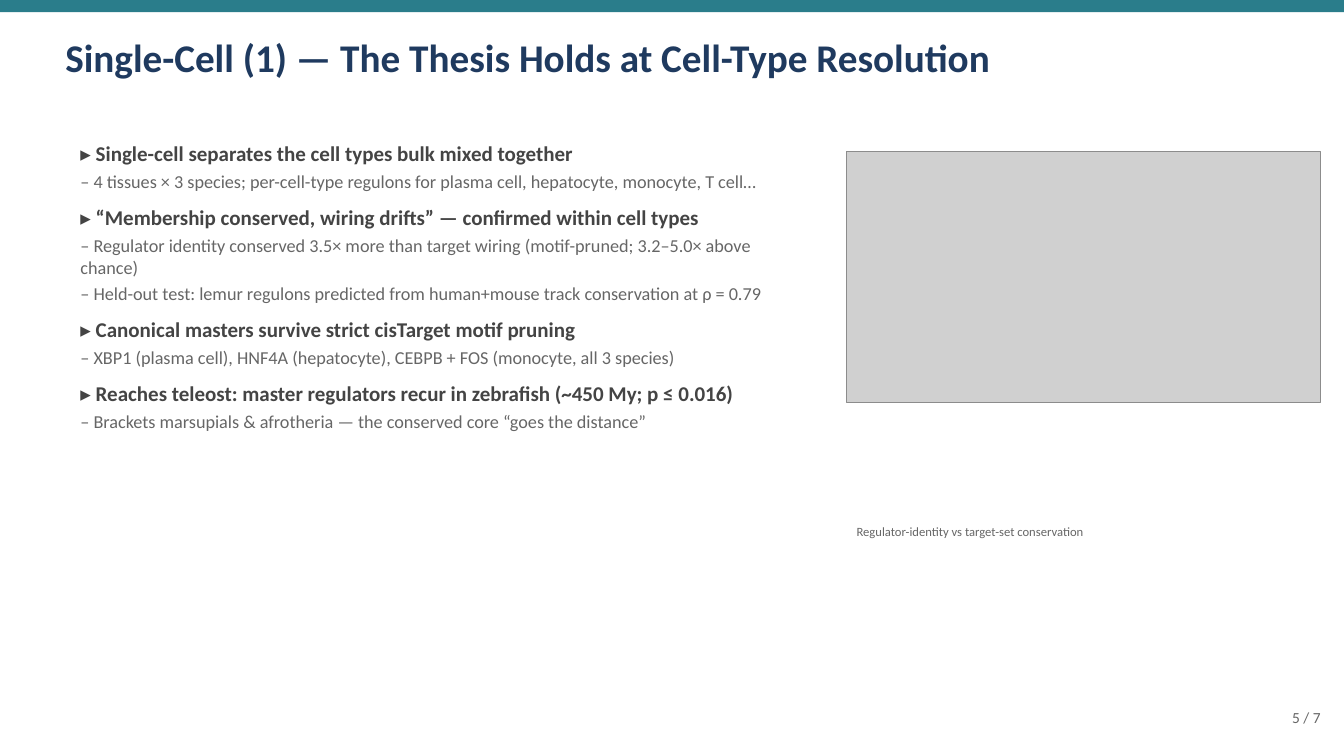
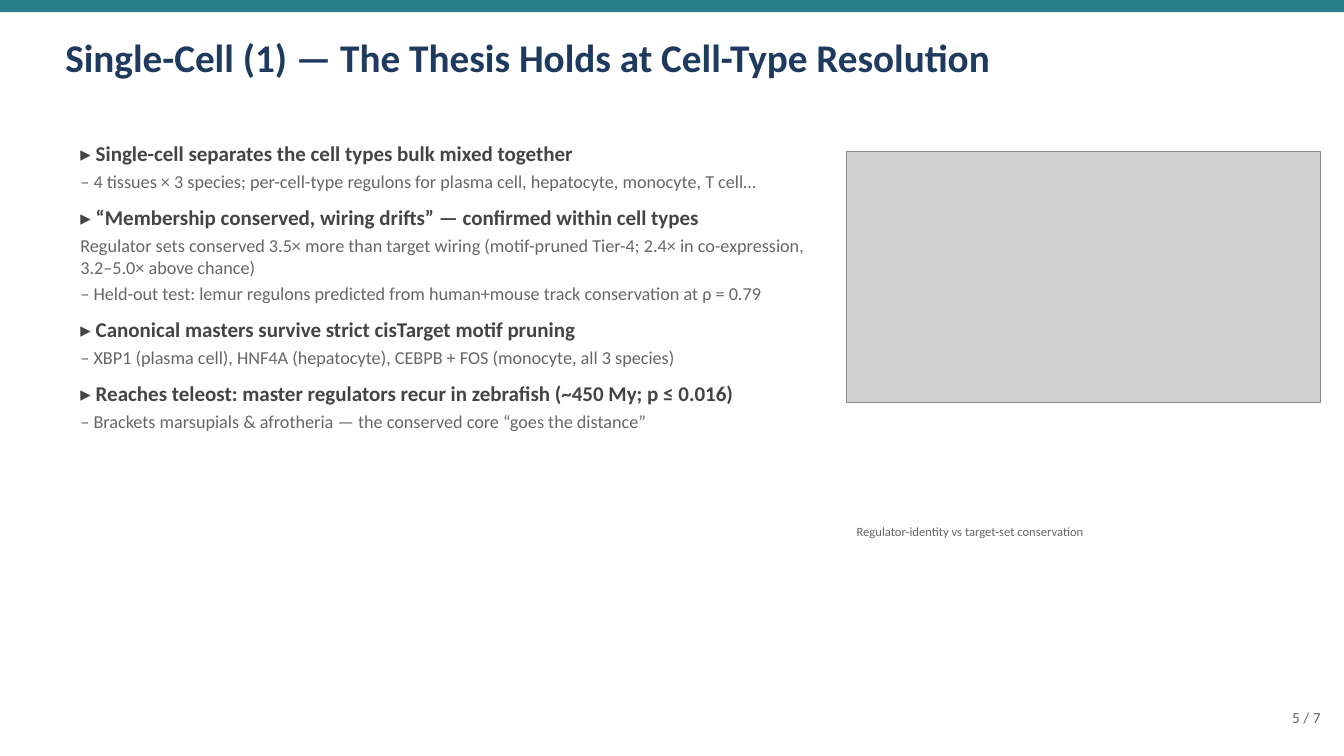
Before and after one commit to bcantarel/claudescience_hackaton_20260713, a slide deck: slide 5 of geneNetworking/geneNetworking_biologist_7slide.pptx. Drawn at 1344x756 pixels with LibreOffice and Linux fonts; fonts in the diff are those of the drawing; grey boxes stand for pictures. Boxes give left, top, right and bottom in pixels: in the first picture for what was removed or moved away, otherwise in the second. Text is boxed around its words. In the diff, an @@ line names an element or a change of style, - is before the commit and + after.

Commit message:
geneNetworking: clarify slide 5 conservation ratio (Tier-4 motif-pruned 3.5x vs co-expression 2.4x)

```diff
--- a/geneNetworking/geneNetworking_biologist_7slide.pptx
+++ b/geneNetworking/geneNetworking_biologist_7slide.pptx
@@ text at (80, 239, 804, 276): text changed @@
-– Regulator identity conserved 3.5× more than target wiring (motif-pruned; 3.2–5.0× above chance)
+Regulator sets conserved 3.5× more than target wiring (motif-pruned Tier-4; 2.4× in co-expression, 3.2–5.0× above chance)
```
